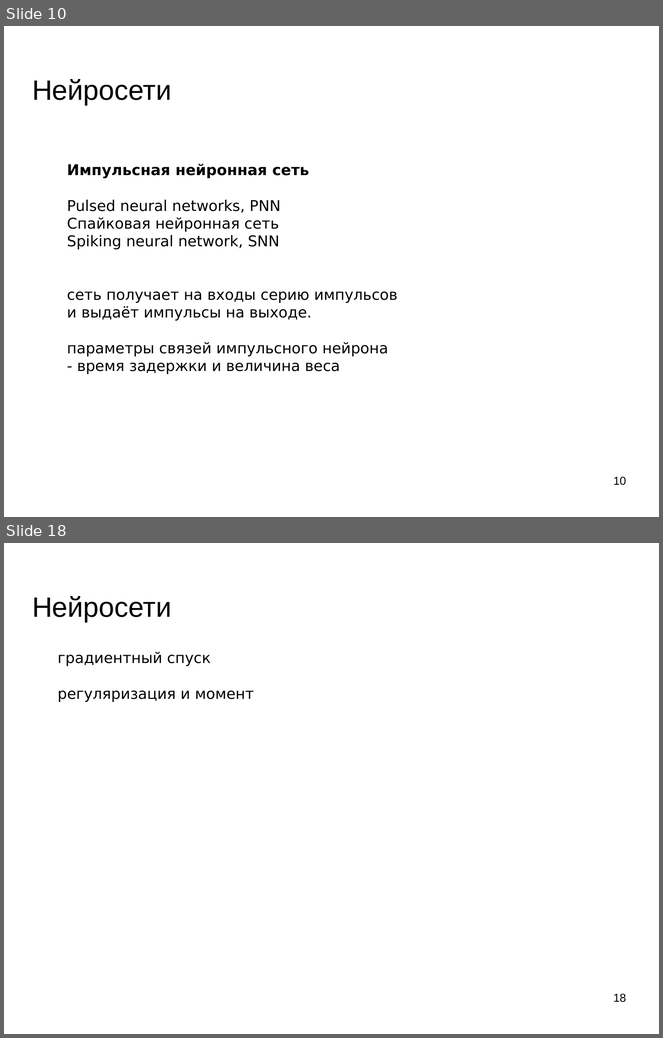
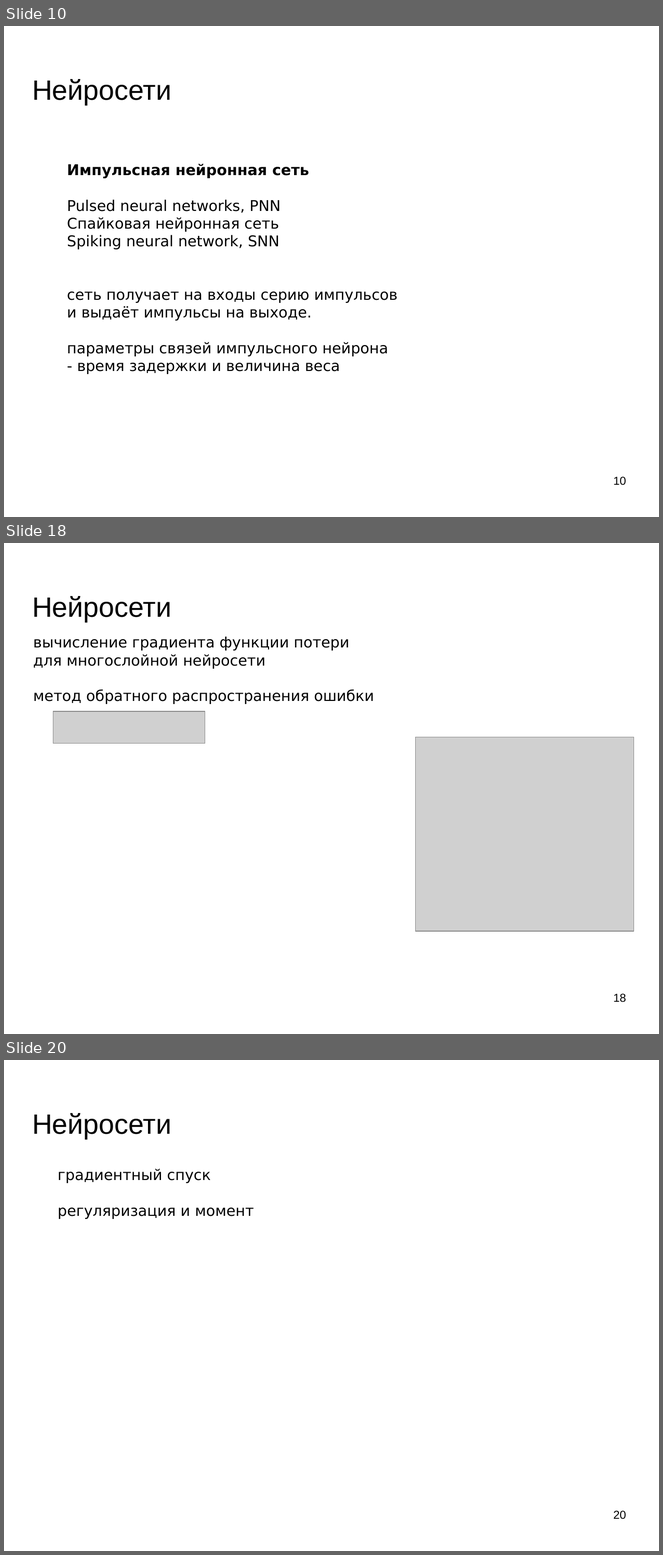
Before and after one commit to mechanoid5/ml_lectorium_legacy, a slide deck: 10-ann.odp. Shown one above the other, each under a label of ours: slides 10 and 18 before the commit, slides 10, 18 and 20 after it; the slides between them are not shown. The pictures are 663x1038 and 663x1555 pixels, drawn with LibreOffice and Linux fonts; fonts in the diff are those of the drawing; grey boxes stand for pictures; background and template pictures are left out. Boxes give left, top, right and bottom in pixels: in the first picture for what was removed or moved away, otherwise in the second. Text is boxed around its words. In the diff, an @@ line names an element or a change of style, - is before the commit and + after.

```diff
--- a/10-ann.odp
+++ b/10-ann.odp
@@ slide 18 added at [4, 543, 659, 1034], background picture (left out) @@
@@ title added at [32, 596, 171, 622], 33.9 pt, text #000000 @@
+Нейросети
@@ text added at [33, 637, 374, 704], 18 pt, text #000000 @@
+вычисление градиента функции потери
+для многослойной нейросети
+метод обратного распространения ошибки
@@ picture added at [53, 711, 205, 743] @@
@@ picture added at [416, 737, 634, 932] @@
@@ page number added at [613, 994, 626, 1003], 14 pt, text #000000 @@
+18
@@ what was slide 18 is now slide 20 @@
@@ page number at [613, 1511, 626, 1520]: text changed @@
-18
+20
```
Also in this commit, not shown: 7 slides changed, 3 other slides added, 3 slides removed.
